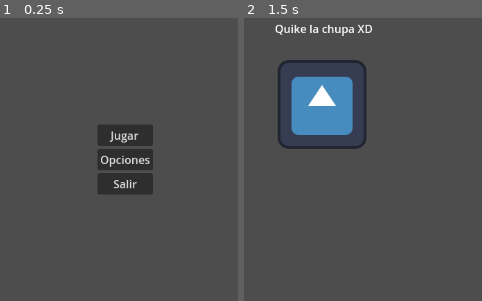
Above: before the commit, frames 1-2 (left to right).
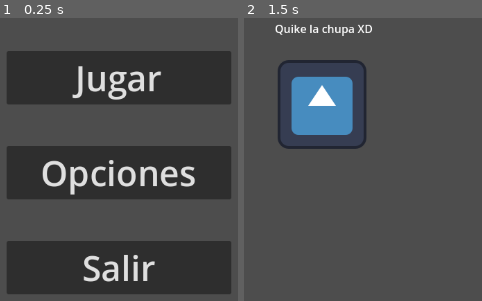
Above: after the commit, the same moments.

Repository: Raymondx0/amor_aguado
Game: Godot game, scene res://menu_principal.tscn
Same seed, same stepped clock (60 frames per second), same inputs: the game is played once before the commit and once after it. The project has no main scene, so this scene is started directly. The engine's default icon, where the game draws it, is replaced by a stand-in: a white triangle on a blue panel in a dark square.
Inputs:
- Up to frame 1 (0.25 s): no input
- Up to frame 2 (1.5 s): click "Jugar" at 0.5 s; tap Enter at 1.25 s

The runs differ from the first frame. In frame 1, 51% of the frame differs, in the area x 2-98%, y 11-98%; in frame 2, nothing differs.

Commit message:
Update del menu
Cambio en el acomodo de los botones y tamaño.

Diff:
--- a/menu_principal.tscn
+++ b/menu_principal.tscn
@@ -7,36 +7,43 @@
 anchors_preset = 15
 anchor_right = 1.0
 anchor_bottom = 1.0
-offset_left = 6.0
-offset_top = 9.0
-offset_bottom = -18.0
 grow_horizontal = 2
 grow_vertical = 2
 script = ExtResource("1_cth2f")
 
 [node name="MarginContainer" type="MarginContainer" parent="."]
 layout_mode = 1
-anchors_preset = -1
-anchor_right = 0.983
-anchor_bottom = 1.0
-offset_left = 544.0
-offset_top = 253.0
-offset_right = -502.518
-offset_bottom = -267.0
+anchors_preset = 8
+anchor_left = 0.5
+anchor_top = 0.5
+anchor_right = 0.5
+anchor_bottom = 0.5
+offset_left = -157.0
+offset_top = -131.0
+offset_right = 167.0
+offset_bottom = 146.0
+grow_horizontal = 2
+grow_vertical = 2
 
 [node name="VBoxContainer" type="VBoxContainer" parent="MarginContainer"]
 layout_mode = 2
+size_flags_vertical = 4
+theme_override_constants/separation = 60
+alignment = 1
 
 [node name="player" type="Button" parent="MarginContainer/VBoxContainer"]
 layout_mode = 2
+theme_override_font_sizes/font_size = 50
 text = "Jugar"
 
 [node name="options" type="Button" parent="MarginContainer/VBoxContainer"]
 layout_mode = 2
+theme_override_font_sizes/font_size = 50
 text = "Opciones"
 
 [node name="exit" type="Button" parent="MarginContainer/VBoxContainer"]
 layout_mode = 2
+theme_override_font_sizes/font_size = 50
 text = "Salir
 "
 
